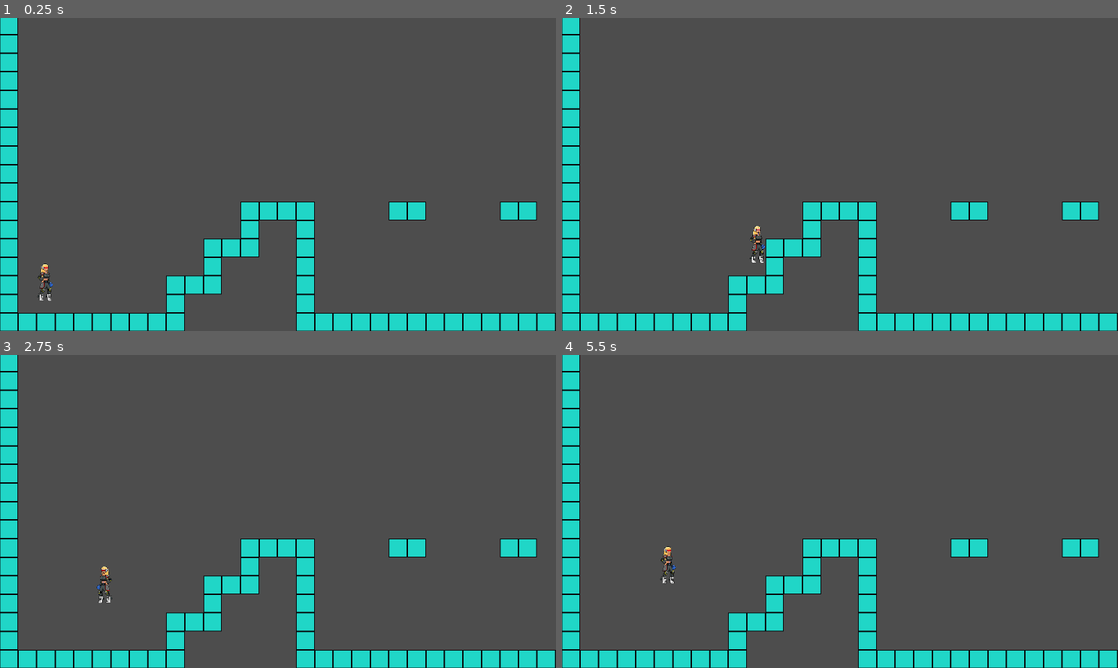
Above: before the commit, frames 1-4 (two rows, left to right).
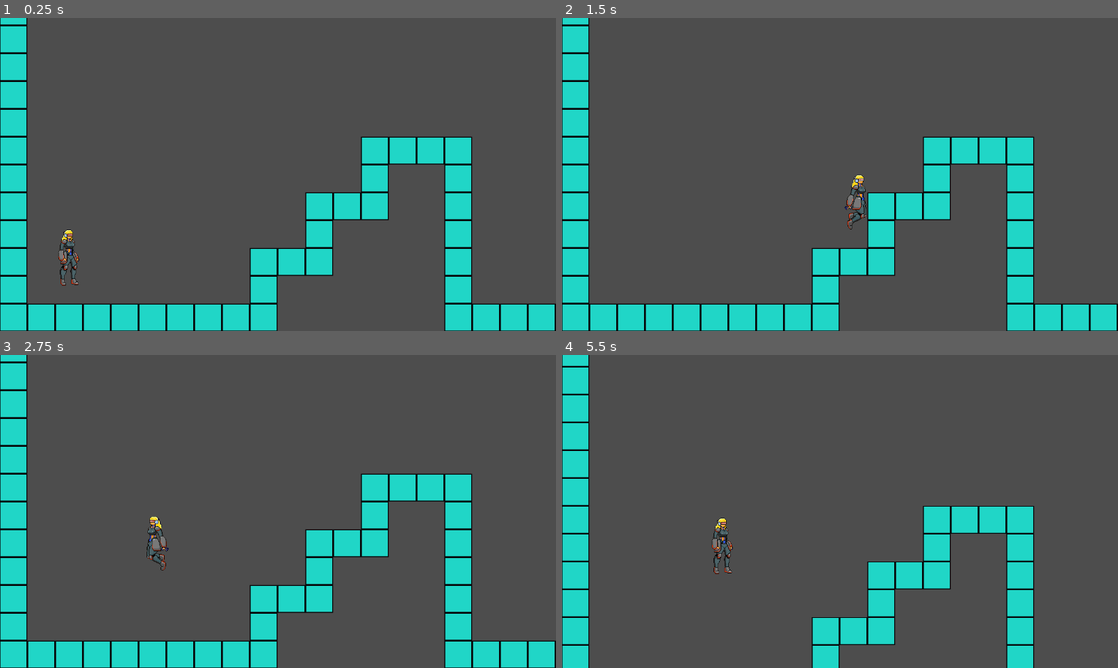
Above: after the commit, the same moments.

Repository: AbhinavRayamajhi/Rotten-Inside
Game: Godot game, scene res://src/main/main.tscn
Two runs of this game, one before a commit and one after it. Both use one fixed random seed, a clock stepped at 60 frames per second and the inputs below.
Inputs:
- Up to frame 1 (0.25 s): no input
- Up to frame 2 (1.5 s): hold D (right) from 0.53 s (still down); tap Space (jump) at 0.6, 0.77, 1.07 s; tap Shift (dash) at 1.35 s
- Up to frame 3 (2.75 s): tap Space (jump) at 1.52, 1.55, 1.82, 2.1 s; release D (right) at 2.03 s; hold A (left) from 2.03 s (still down)
- Up to frame 4 (5.5 s): release A (left) at 2.78 s; hold D (right) 2.78-4.28 s; tap Shift (dash) at 2.85, 4.35 s; tap Space (jump) at 3.02, 3.05, 3.32, 3.6, 3.77, 4.07, 4.52, 4.55, 4.82, 5.1 s; hold A (left) 4.28-5.03 s; hold D (right) from 5.03 s (still down)

The runs differ from the first frame. In frame 1, 19% of the frame differs, in the area x 0-100%, y 0-100%; in frame 2, 19%; in frame 3, 19%; in frame 4, 18%.

Commit message:
Added idle and jump animations

Diff:
--- a/project.godot
+++ b/project.godot
@@ -22,9 +22,10 @@
 
 [display]
 
-window/size/viewport_width=1920
-window/size/viewport_height=1080
+window/size/viewport_width=1280
+window/size/viewport_height=720
 window/stretch/mode="viewport"
+window/stretch/aspect="expand"
 window/stretch/scale_mode="integer"
 
 [input]
--- a/src/main/main.tscn
+++ b/src/main/main.tscn
@@ -4,7 +4,7 @@
 [ext_resource type="PackedScene" uid="uid://d2c0r487oyvo6" path="res://src/player/player.tscn" id="2_ab7mr"]
 [ext_resource type="Script" uid="uid://ck6dmp8dsr0h4" path="res://src/main/camera_2d.gd" id="3_ab7mr"]
 
-[node name="Main" type="Node2D" unique_id=28251738]
+[node name="Main" type="Node2D" unique_id=1703764459]
 script = ExtResource("1_3s6yk")
 
 [node name="Player" parent="." unique_id=13239550 instance=ExtResource("2_ab7mr")]
--- a/src/player/player.tscn
+++ b/src/player/player.tscn
@@ -1,7 +1,7 @@
 [gd_scene format=3 uid="uid://d2c0r487oyvo6"]
 
 [ext_resource type="Script" uid="uid://d0ho82linr41d" path="res://src/player/scripts/player.gd" id="1_rxibo"]
-[ext_resource type="Texture2D" uid="uid://05s0hpn6l1mq" path="res://src/player/idle.png" id="2_rxibo"]
+[ext_resource type="Texture2D" uid="uid://b2lshma3ki4dr" path="res://src/player/player_sprites.png" id="2_l271a"]
 [ext_resource type="Script" uid="uid://ckj3r2gwm0laf" path="res://src/player/scripts/player_state_manager.gd" id="3_l271a"]
 [ext_resource type="Script" uid="uid://bq1b0cas0fnig" path="res://src/player/scripts/melee_idle.gd" id="3_mf2ua"]
 [ext_resource type="Script" uid="uid://m0xerrg30d8w" path="res://src/player/scripts/melee_walk.gd" id="4_5f2sf"]
@@ -10,30 +10,63 @@
 [ext_resource type="Script" uid="uid://bx3lke8mmoc48" path="res://src/player/scripts/melee_fall.gd" id="7_x42xx"]
 [ext_resource type="Script" uid="uid://dovnihx4ce3f7" path="res://src/player/scripts/melee_dash.gd" id="8_l271a"]
 
-[sub_resource type="AtlasTexture" id="AtlasTexture_rxibo"]
-atlas = ExtResource("2_rxibo")
-region = Rect2(0, 0, 80, 140)
+[sub_resource type="Animation" id="Animation_8ydov"]
+length = 0.001
+tracks/0/type = "value"
+tracks/0/imported = false
+tracks/0/enabled = true
+tracks/0/path = NodePath("Sprite2D:region_rect")
+tracks/0/interp = 1
+tracks/0/loop_wrap = true
+tracks/0/keys = {
+"times": PackedFloat32Array(0),
+"transitions": PackedFloat32Array(1),
+"update": 0,
+"values": [Rect2(132, 0, 132, 132)]
+}
 
-[sub_resource type="AtlasTexture" id="AtlasTexture_mf2ua"]
-atlas = ExtResource("2_rxibo")
-region = Rect2(80, 0, 80, 140)
+[sub_resource type="Animation" id="Animation_ylhto"]
+resource_name = "idle"
+loop_mode = 1
+step = 0.125
+tracks/0/type = "value"
+tracks/0/imported = false
+tracks/0/enabled = true
+tracks/0/path = NodePath("Sprite2D:region_rect")
+tracks/0/interp = 0
+tracks/0/loop_wrap = true
+tracks/0/keys = {
+"times": PackedFloat32Array(0, 0.125, 0.25, 0.375, 0.5, 0.625, 0.75, 0.875, 1),
+"transitions": PackedFloat32Array(1, 1, 1, 1, 1, 1, 1, 1, 1),
+"update": 1,
+"values": [Rect2(0, 0, 132, 132), Rect2(132, 0, 132, 132), Rect2(264, 0, 132, 132), Rect2(396, 0, 132, 132), Rect2(528, 0, 132, 132), Rect2(528, 0, 132, 132), Rect2(660, 0, 132, 132), Rect2(792, 0, 132, 132), Rect2(924, 0, 132, 132)]
+}
 
-[sub_resource type="SpriteFrames" id="SpriteFrames_t1gp5"]
-animations = [{
-"frames": [{
-"duration": 1.0,
-"texture": SubResource("AtlasTexture_rxibo")
-}, {
-"duration": 1.0,
-"texture": SubResource("AtlasTexture_mf2ua")
-}],
-"loop": 1,
-"name": &"idle",
-"speed": 3.0
-}]
+[sub_resource type="Animation" id="Animation_l271a"]
+resource_name = "jump"
+step = 1.0
+tracks/0/type = "value"
+tracks/0/imported = false
+tracks/0/enabled = true
+tracks/0/path = NodePath("Sprite2D:region_rect")
+tracks/0/interp = 1
+tracks/0/loop_wrap = true
+tracks/0/keys = {
+"times": PackedFloat32Array(0),
+"transitions": PackedFloat32Array(1),
+"update": 0,
+"values": [Rect2(0, 132, 132, 132)]
+}
+
+[sub_resource type="AnimationLibrary" id="AnimationLibrary_cwolq"]
+_data = {
+&"RESET": SubResource("Animation_8ydov"),
+&"idle": SubResource("Animation_ylhto"),
+&"jump": SubResource("Animation_l271a")
+}
 
 [sub_resource type="RectangleShape2D" id="RectangleShape2D_ab7mr"]
-size = Vector2(54, 128)
+size = Vector2(54, 127)
 
 [sub_resource type="CapsuleShape2D" id="CapsuleShape2D_1l4rv"]
 radius = 17.0
@@ -43,15 +76,17 @@
 collision_layer = 2
 script = ExtResource("1_rxibo")
 
-[node name="AnimatedSprite2D" type="AnimatedSprite2D" parent="." unique_id=1623272608]
-texture_filter = 1
-sprite_frames = SubResource("SpriteFrames_t1gp5")
-animation = &"idle"
-autoplay = "idle"
-frame_progress = 0.58871627
+[node name="Sprite2D" type="Sprite2D" parent="." unique_id=1258909920]
+position = Vector2(36, -4)
+texture = ExtResource("2_l271a")
+region_enabled = true
+region_rect = Rect2(132, 0, 132, 132)
+
+[node name="AnimationPlayer" type="AnimationPlayer" parent="." unique_id=2082214805]
+libraries/ = SubResource("AnimationLibrary_cwolq")
 
 [node name="CollisionBox" type="CollisionShape2D" parent="." unique_id=1696313281]
-position = Vector2(0, -2)
+position = Vector2(0, -3.5)
 shape = SubResource("RectangleShape2D_ab7mr")
 
 [node name="HurtBox" type="Area2D" parent="." unique_id=1501865607]
--- a/src/player/scripts/melee_idle.gd
+++ b/src/player/scripts/melee_idle.gd
@@ -4,6 +4,10 @@
 func _enter() -> void:
 	entity.is_double_jump_available = true
 	entity.velocity.x = 0
+
+
+func _update() -> void:
+	entity.animation_player.play("idle")
 
 
 func _physics_update(delta: float) -> void:
--- a/src/player/scripts/melee_jump.gd
+++ b/src/player/scripts/melee_jump.gd
@@ -3,6 +3,7 @@
 
 func _enter() -> void:
 	entity.velocity.y = entity.JUMP_VELOCITY
+	entity.animation_player.play("jump")
 
 
 func _physics_update(delta: float) -> void:
--- a/src/player/scripts/melee_walk.gd
+++ b/src/player/scripts/melee_walk.gd
@@ -3,6 +3,7 @@
 
 func _enter() -> void:
 	entity.is_double_jump_available = true
+	entity.animation_player.play("idle")
 
 
 func _physics_update(delta: float) -> void:
--- a/src/player/scripts/player.gd
+++ b/src/player/scripts/player.gd
@@ -1,18 +1,24 @@
 extends CharacterBody2D
 
 
-@onready var animated_sprite_2d: AnimatedSprite2D = $AnimatedSprite2D
+@onready var sprite_2d: Sprite2D = $Sprite2D
+@onready var animation_player: AnimationPlayer = $AnimationPlayer
 
 
 const SPEED : float = 450.0
 const DECELERATION : float = 3000.0
+
 const JUMP_VELOCITY : float = -850.0
+
 const DASH_SPEED : float = 1400.0
 const DASH_DURATION : float = 0.3
 const DASH_COOLDOWN : float = 0.8
+
 const GRAVITY_MULT : float = 2.5
 const FALLING_GRAVITY_MULT : float = 3.2
 const TERMINAL_VELOCITY : float = 1300
+
+const BODY_OFFSET_X : float = 70.0
 
 
 var current_mode : Enums.Mode = Enums.Mode.MELEE
@@ -53,6 +59,8 @@
 	else:
 		velocity.x = move_toward(velocity.x, 0, DECELERATION * delta)
 	if facing_direction < 0:
-		animated_sprite_2d.flip_h = true
+		sprite_2d.flip_h = true
+		sprite_2d.offset.x = -BODY_OFFSET_X # Sprite has a gap on the right so needs fixed
 	else:
-		animated_sprite_2d.flip_h = false
+		sprite_2d.flip_h = false
+		sprite_2d.offset.x = 0.0
Binary file removed: src/player/idle.png
Not shown, removed: src/player/idle.png.import
Binary file removed: src/player/player.png
Binary file added: src/player/player_sprites.png
Not shown, changed: src/player/player_sprites.png.import
